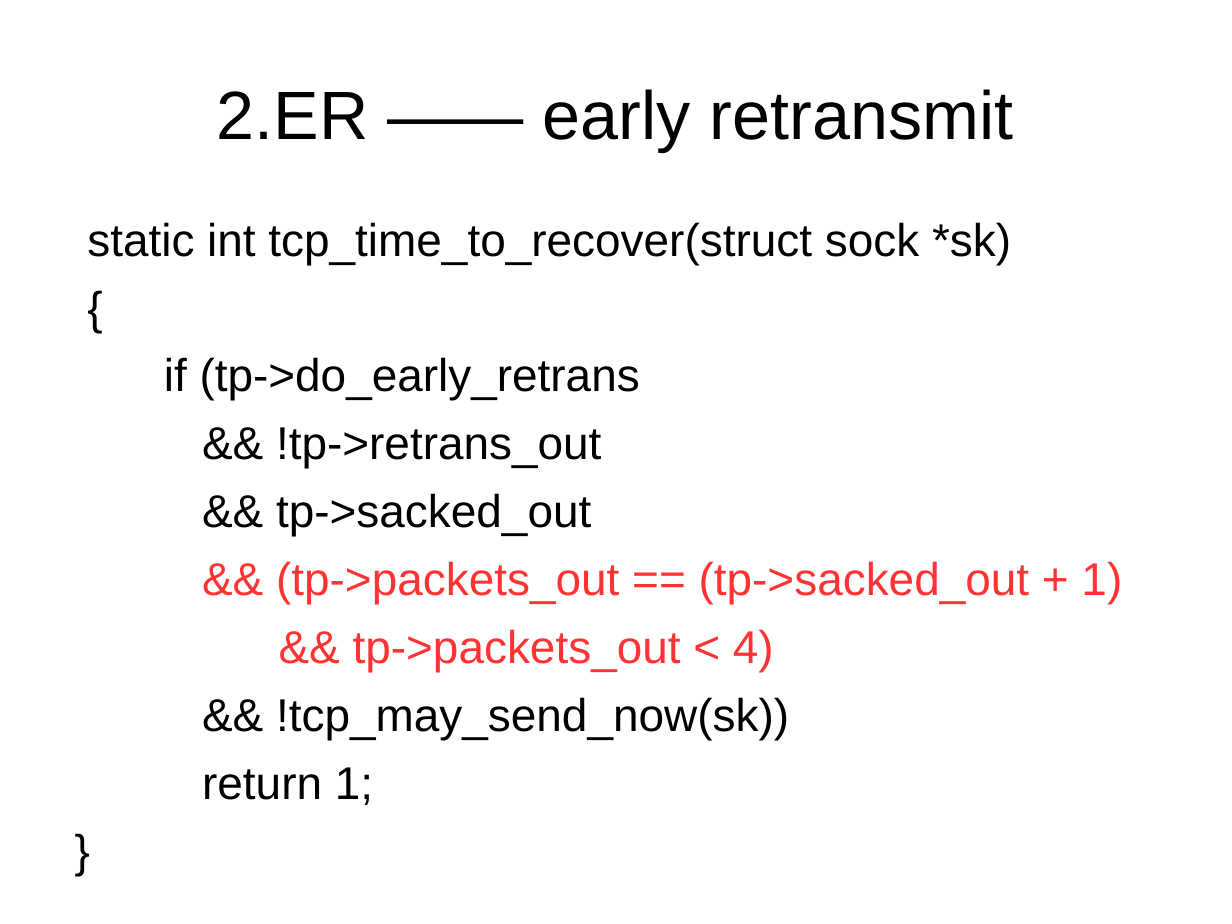
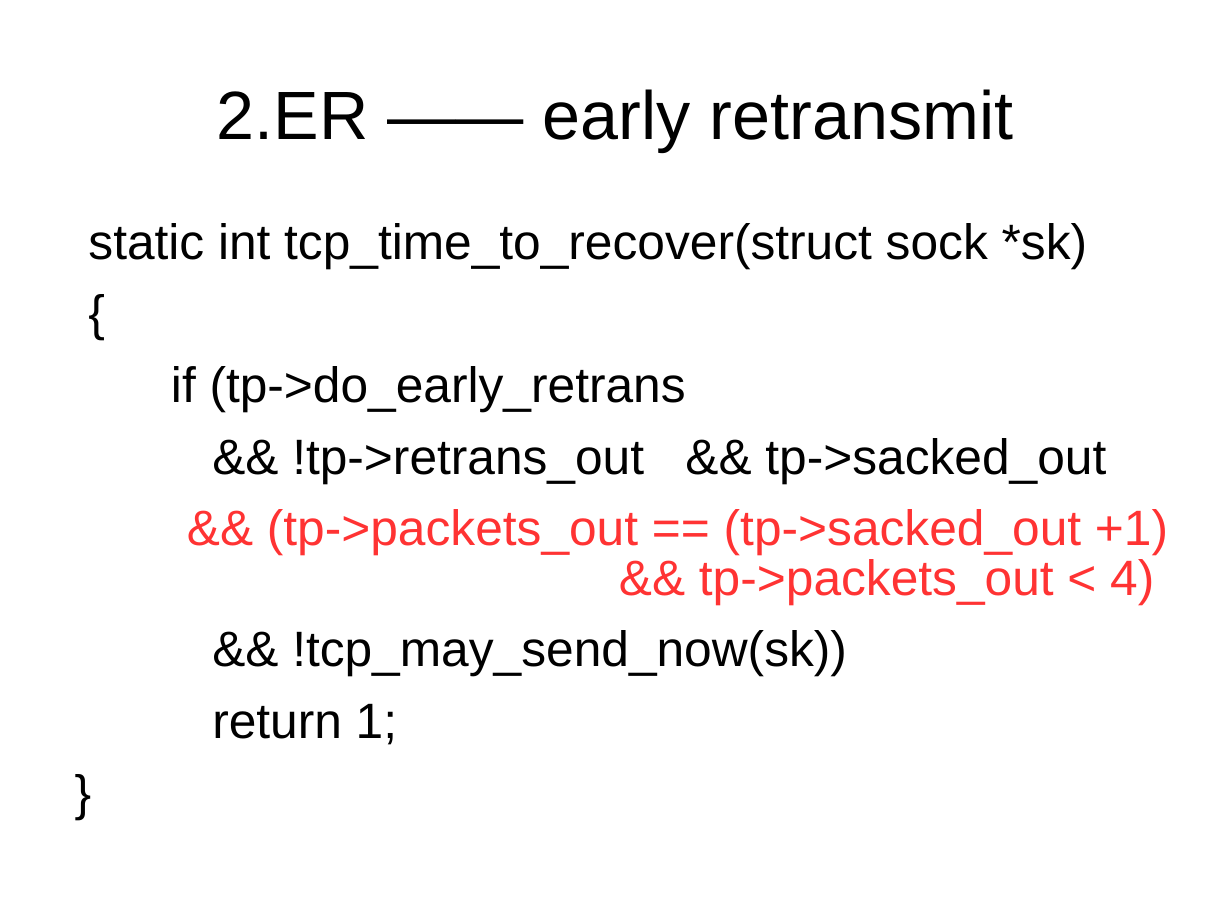
Before and after one commit to panweiping3/programming, a slide deck: slide 7 of tcp/my_doc/tcp_new_features.ppt. Drawn at 1232x924 pixels with LibreOffice and Linux fonts; fonts in the diff are those of the drawing. Boxes give left, top, right and bottom in pixels: in the first picture for what was removed or moved away, otherwise in the second. Text is boxed around its words. In the diff, an @@ line names an element or a change of style, - is before the commit and + after.

```diff
--- a/tcp/my_doc/tcp_new_features.ppt
+++ b/tcp/my_doc/tcp_new_features.ppt
@@ text at box(88, 223, 1088, 745): size 29.6 to 32 pt in "static int tcp_time_to_recover(struct sock *sk)", "{", "if (tp->do_early_retrans", "&& !tcp_may_send_now(sk))" and 2 more places @@
@@ text at box(267, 438, 1168, 604): text changed; size 29.6 to 32 pt @@
-&& !tp->retrans_out
-&& tp->sacked_out
-&& (tp->packets_out == (tp->sacked_out + 1)
-&& tp->packets_out < 4)
+&& !tp->retrans_out && tp->sacked_out
+&& (tp->packets_out == (tp->sacked_out +1) && tp->packets_out < 4)
```
Also in this commit, not shown: 3 other slides changed, 7 other files.
